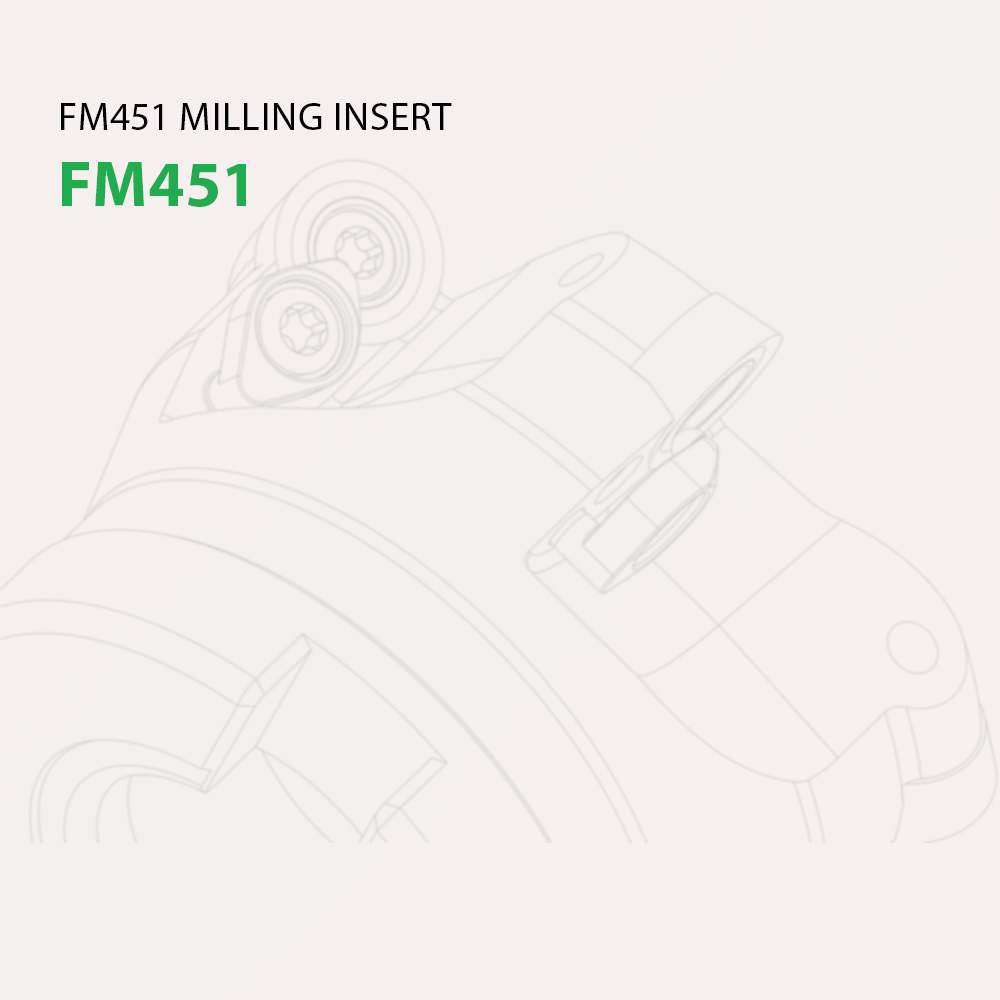
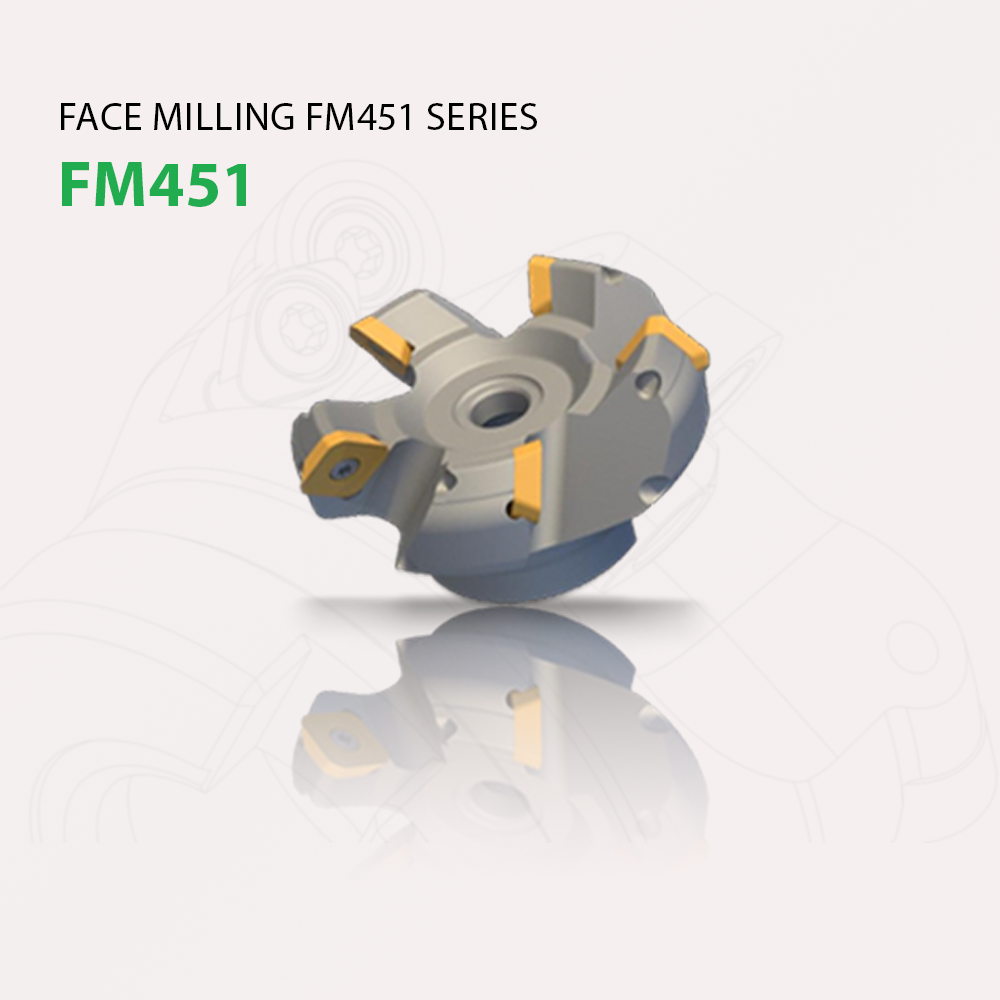
Comparing the layer stacks of the two 1000×1000 images. Changes:
added group "holder-anh-san-pham" with 3 layers in group "01-sekt12t3-fm451.seo" over [61, 103, 717, 868]
added layer "Face milling FM451 series" (1st of 2, in "01-sekt12t3-fm451.seo" › "holder-anh-san-pham") in group "holder-anh-san-pham" over [76, 103, 537, 130]
added layer "holder fm451 copy" in group "holder-anh-san-pham" over [284, 246, 717, 868]
hid group "anh-thong-so-ky-thuat" (5 layers) over [61, 103, 941, 868]
"milling inssert background": opacity 45% → 20% over [0, 159, 999, 843]